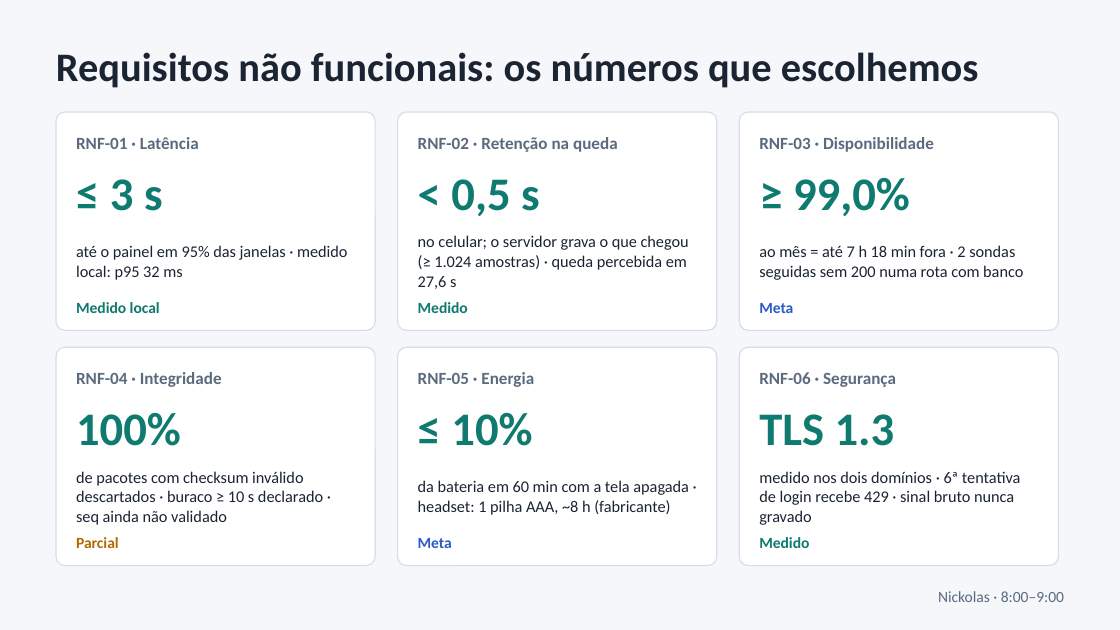
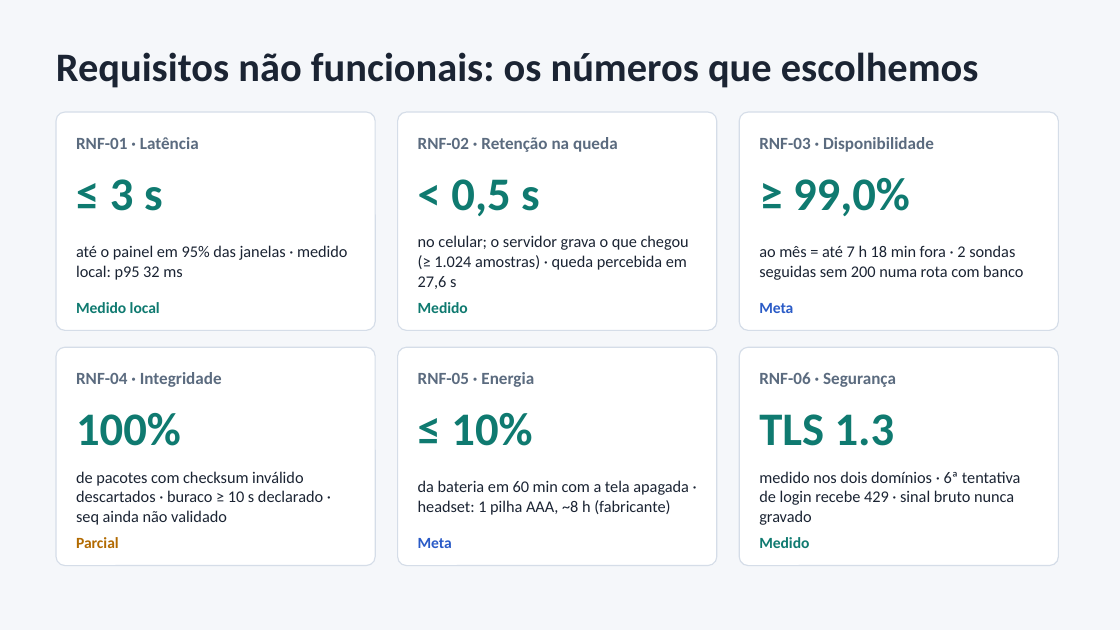
Before and after one commit to WaveAI-Company/WaveAi-Company, a slide deck: slide 8 of Faculdade/SDIoT_Atividade_Redes/apresentacao/Rede_WaveAI_Apresentacao.pptx. Drawn at 1120x630 pixels with LibreOffice and Linux fonts; fonts in the diff are those of the drawing. Boxes give left, top, right and bottom in pixels: in the first picture for what was removed or moved away, otherwise in the second. Text is boxed around its words. In the diff, an @@ line names an element or a change of style, - is before the commit and + after.

```diff
--- a/Faculdade/SDIoT_Atividade_Redes/apresentacao/Rede_WaveAI_Apresentacao.pptx
+++ b/Faculdade/SDIoT_Atividade_Redes/apresentacao/Rede_WaveAI_Apresentacao.pptx
@@ text removed at (938,591,1064,602) @@
-Nickolas · 8:00–9:00
```
Also in this commit, not shown: 6 other slides changed, 1 other file.
